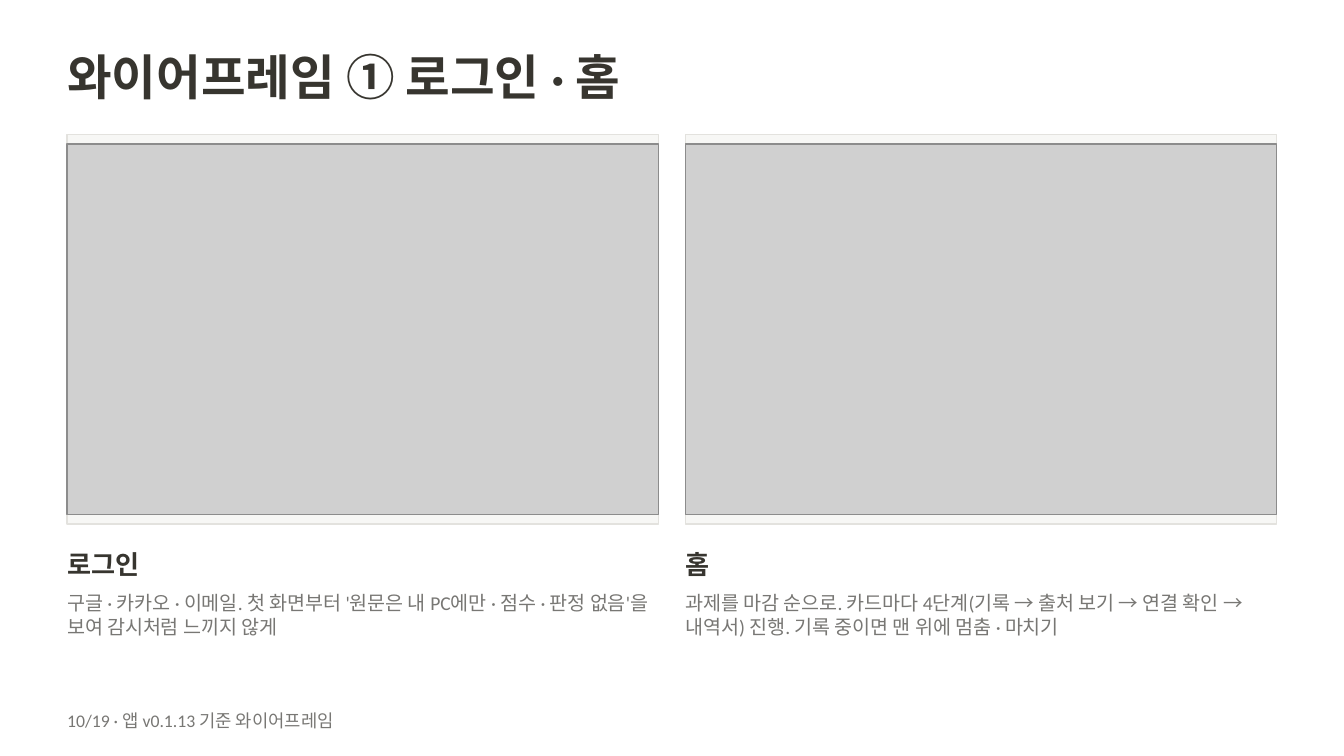
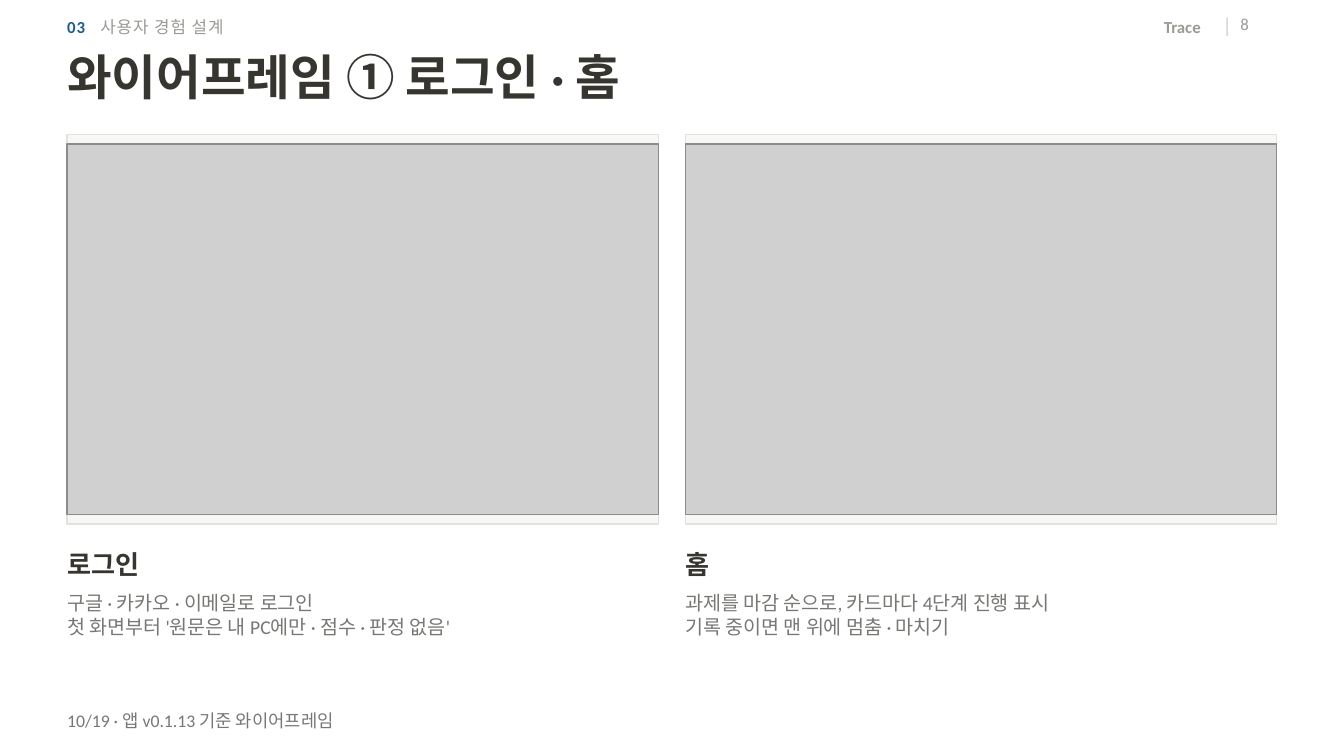
Before and after one commit to 20233014-KYH/trace, a slide deck: slide 8 of deck/중간발표_김용현.pptx. Drawn at 1344x756 pixels with LibreOffice and Linux fonts; fonts in the diff are those of the drawing; grey boxes stand for pictures; background and template pictures are left out. Boxes give left, top, right and bottom in pixels: in the first picture for what was removed or moved away, otherwise in the second. Text is boxed around its words. In the diff, an @@ line names an element or a change of style, - is before the commit and + after.

```diff
--- a/deck/중간발표_김용현.pptx
+++ b/deck/중간발표_김용현.pptx
@@ text added at <box>67,19,224,34</box>, 9 pt, text #9B9A95 @@
+03 사용자 경험 설계
@@ text added at <box>1164,22,1201,33</box>, 9 pt, text #9B9A95, bold @@
+Trace
@@ line added from (1227, 17) to (1227, 36), #D9D8D3 0.75 pt @@
@@ page number added at <box>1240,18,1249,30</box>, 9 pt, text #9B9A95 @@
+8
@@ text at <box>67,594,450,636</box>: text changed @@
-구글 · 카카오 · 이메일. 첫 화면부터 '원문은 내 PC에만 · 점수 · 판정 없음'을 보여 감시처럼 느끼지 않게
+구글 · 카카오 · 이메일로 로그인
+첫 화면부터 '원문은 내 PC에만 · 점수 · 판정 없음'
@@ text at <box>685,594,1049,636</box>: text changed @@
-과제를 마감 순으로. 카드마다 4단계(기록 → 출처 보기 → 연결 확인 → 내역서) 진행. 기록 중이면 맨 위에 멈춤 · 마치기
+과제를 마감 순으로, 카드마다 4단계 진행 표시
+기록 중이면 맨 위에 멈춤 · 마치기
```
Also in this commit, not shown: 13 other slides changed, 2 other files.
